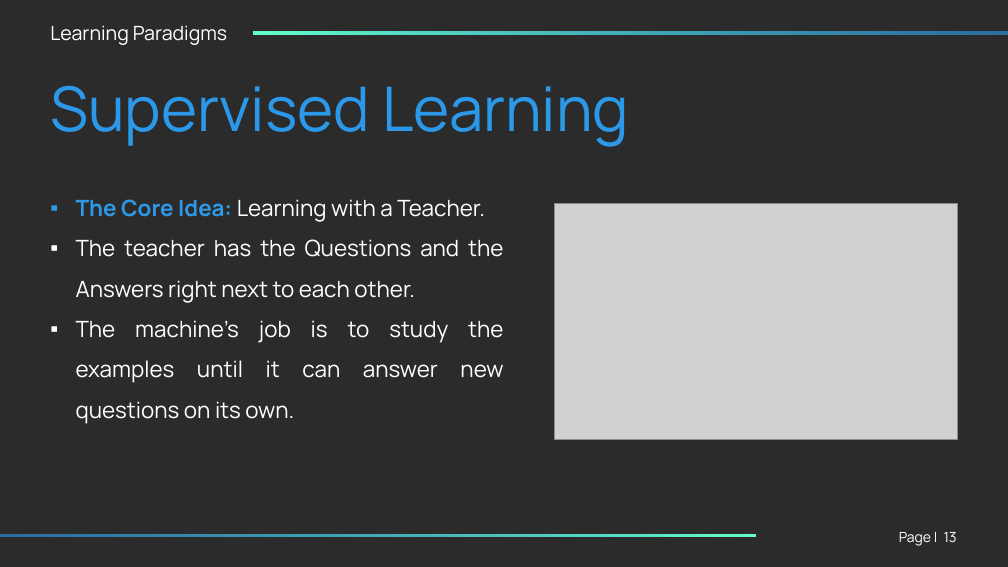
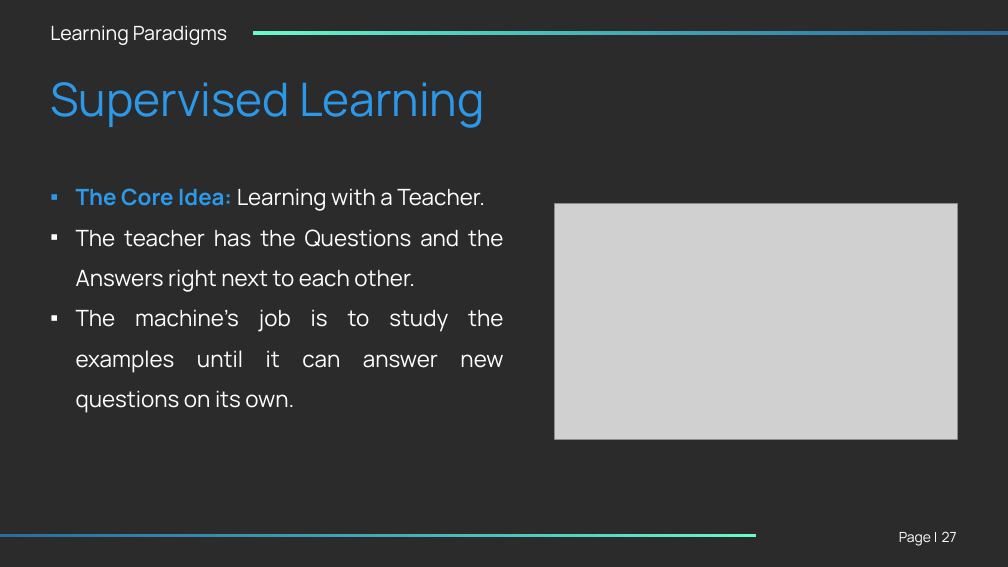
Before and after one commit to KMINDS-Org/INFERENCE-ITERATION-1-, a slide deck: slide 27 of Lvl1_1_ML_Starter_Pack/Class_1/Lvl_1_ML_Starter_Pack_Class_1.pptx (slide 13 before the commit). Drawn at 1008x567 pixels with LibreOffice and Linux fonts; fonts in the diff are those of the drawing; grey boxes stand for pictures; background and template pictures are left out; a plain dark background stands for a picture behind light text. Boxes give left, top, right and bottom in pixels: in the first picture for what was removed or moved away, otherwise in the second. Text is boxed around its words. In the diff, an @@ line names an element or a change of style, - is before the commit and + after.

```diff
--- a/Lvl1_1_ML_Starter_Pack/Class_1/Lvl_1_ML_Starter_Pack_Class_1.pptx
+++ b/Lvl1_1_ML_Starter_Pack/Class_1/Lvl_1_ML_Starter_Pack_Class_1.pptx
@@ text "Supervised Learning" at (x1=50, y1=82, x2=484, y2=128): size 88 to 66 pt @@
@@ text "The Core Idea: Learning with ..." moved from (x1=76, y1=199, x2=503, y2=424) to (x1=76, y1=188, x2=503, y2=413) @@
@@ page number at (x1=942, y1=531, x2=957, y2=542): text changed @@
-13
+27
```
Also in this commit, not shown: 14 other slides changed, 31 slides added, 1 other file.
